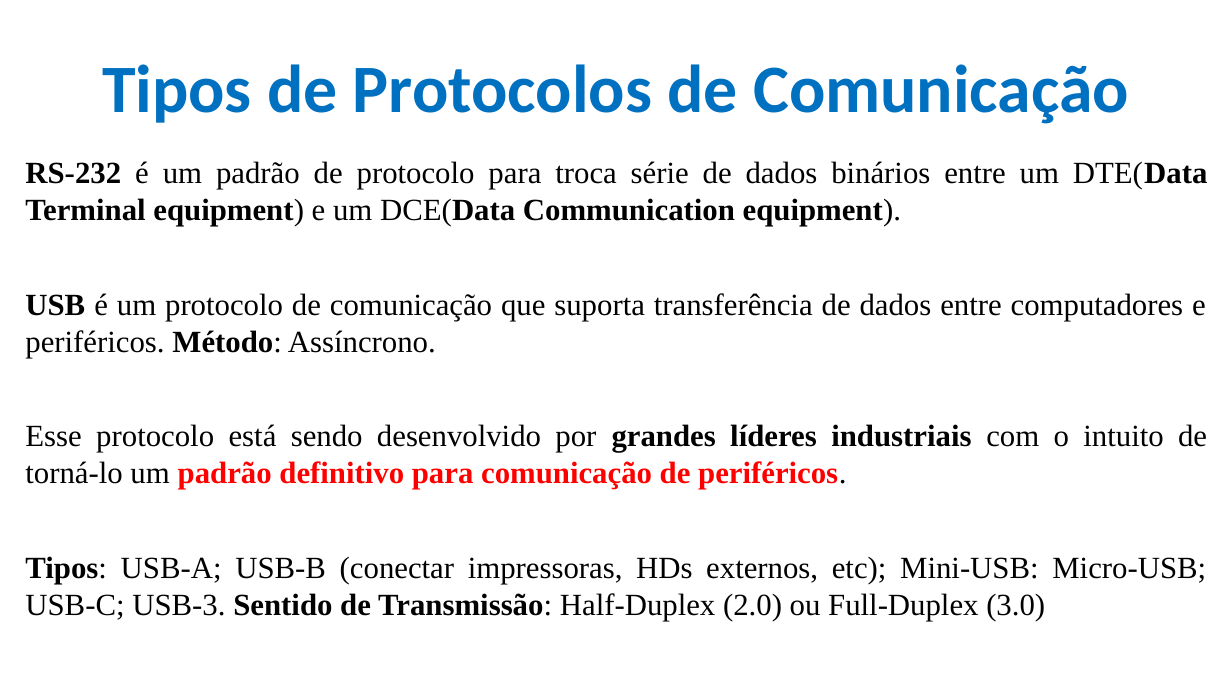
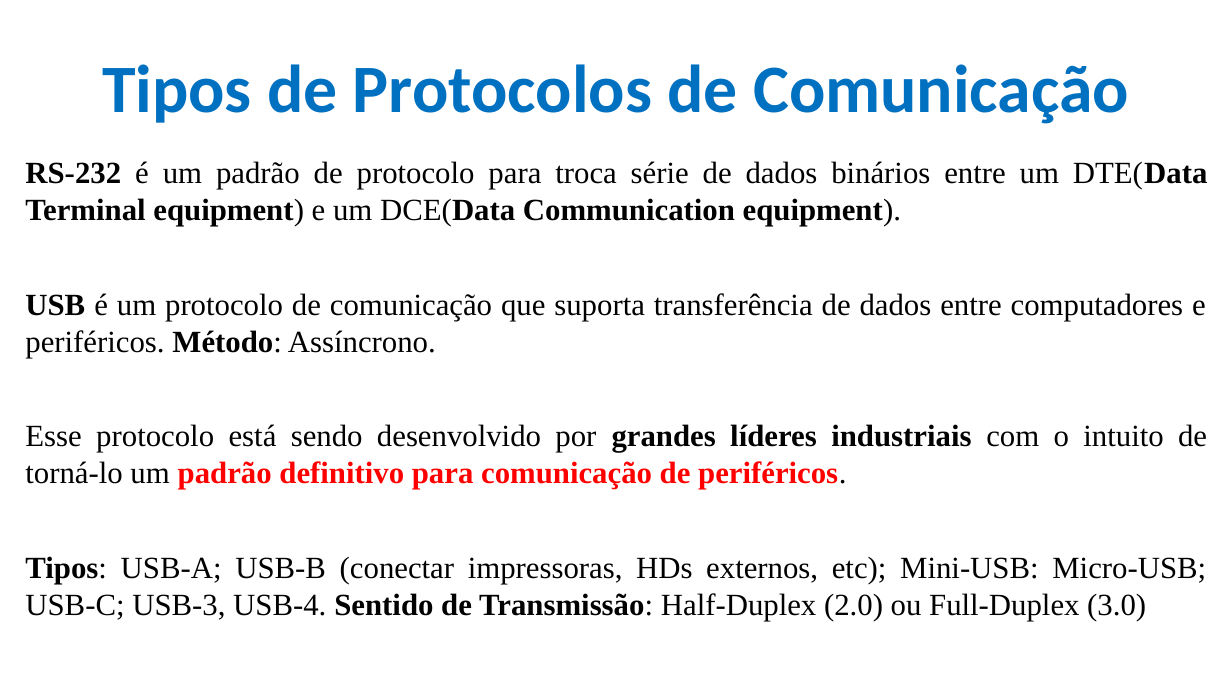
Before and after one commit to CloudEducationBrazil/WydenArea1ProgramacaoMicrocontroladores, a slide deck: slide 18 of 01 Classes/Aula 07 - Programação Microcontroladores - Periféricos Externos- Protocolos Sensores e Atuadores.pptx. Drawn at 1232x693 pixels with LibreOffice and Linux fonts; fonts in the diff are those of the drawing; background and template pictures are left out. Boxes give left, top, right and bottom in pixels: in the first picture for what was removed or moved away, otherwise in the second. Text is boxed around its words. In the diff, an @@ line names an element or a change of style, - is before the commit and + after.

Commit message:
Ajuste Microcontrolador 21/10/2024 2024.2

```diff
--- a/01 Classes/Aula 07 - Programação Microcontroladores - Periféricos Externos- Protocolos Sensores e Atuadores.pptx
+++ b/01 Classes/Aula 07 - Programação Microcontroladores - Periféricos Externos- Protocolos Sensores e Atuadores.pptx
@@ text at [25,556,1206,621]: text changed @@
-Tipos: USB-A; USB-B (conectar impressoras, HDs externos, etc); Mini-USB: Micro-USB; USB-C; USB-3. Sentido de Transmissão: Half-Duplex (2.0) ou Full-Duplex (3.0)
+Tipos: USB-A; USB-B (conectar impressoras, HDs externos, etc); Mini-USB: Micro-USB; USB-C; USB-3, USB-4. Sentido de Transmissão: Half-Duplex (2.0) ou Full-Duplex (3.0)
```
Also in this commit, not shown: 4 other slides changed, 1 slide added, 14 other files.
